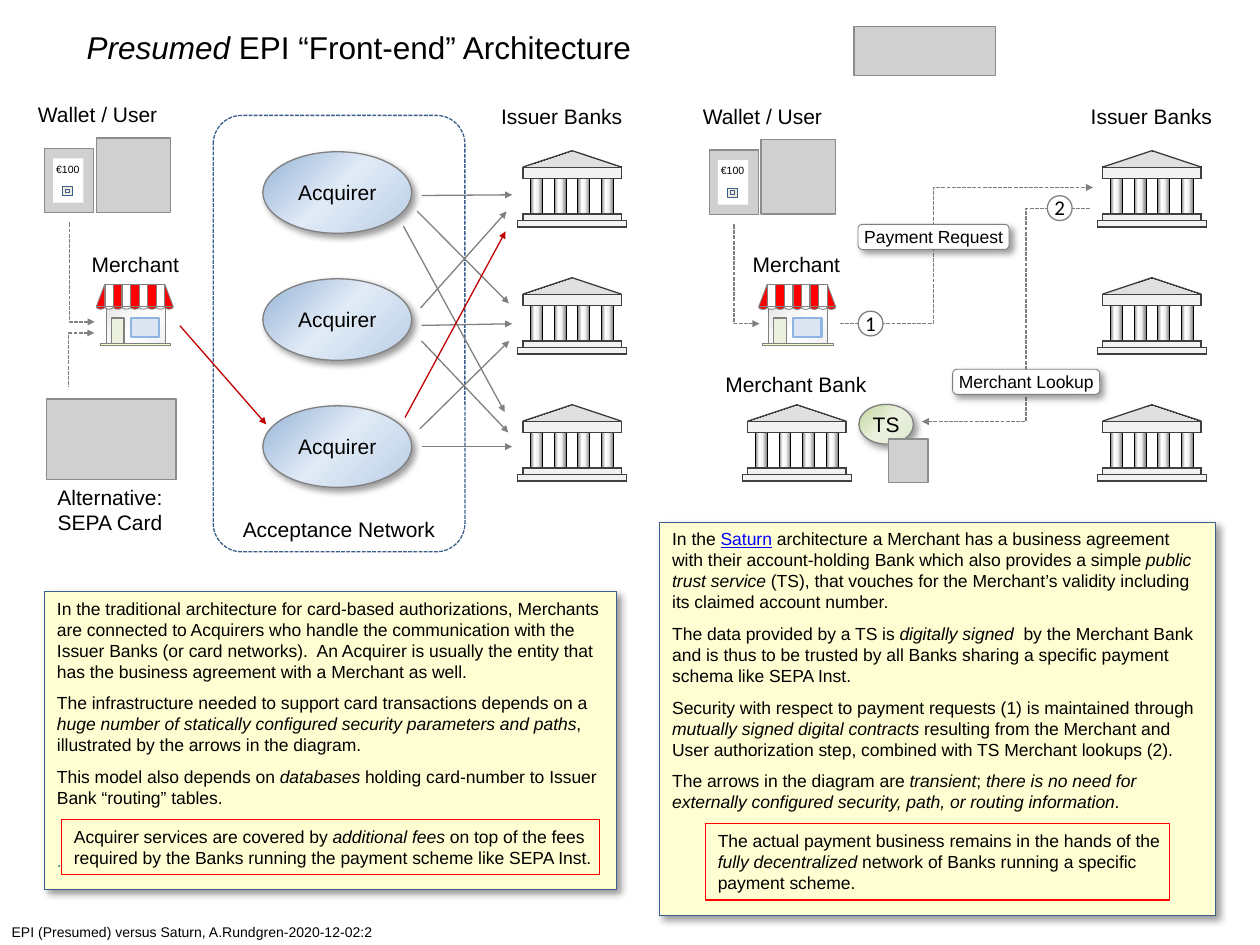
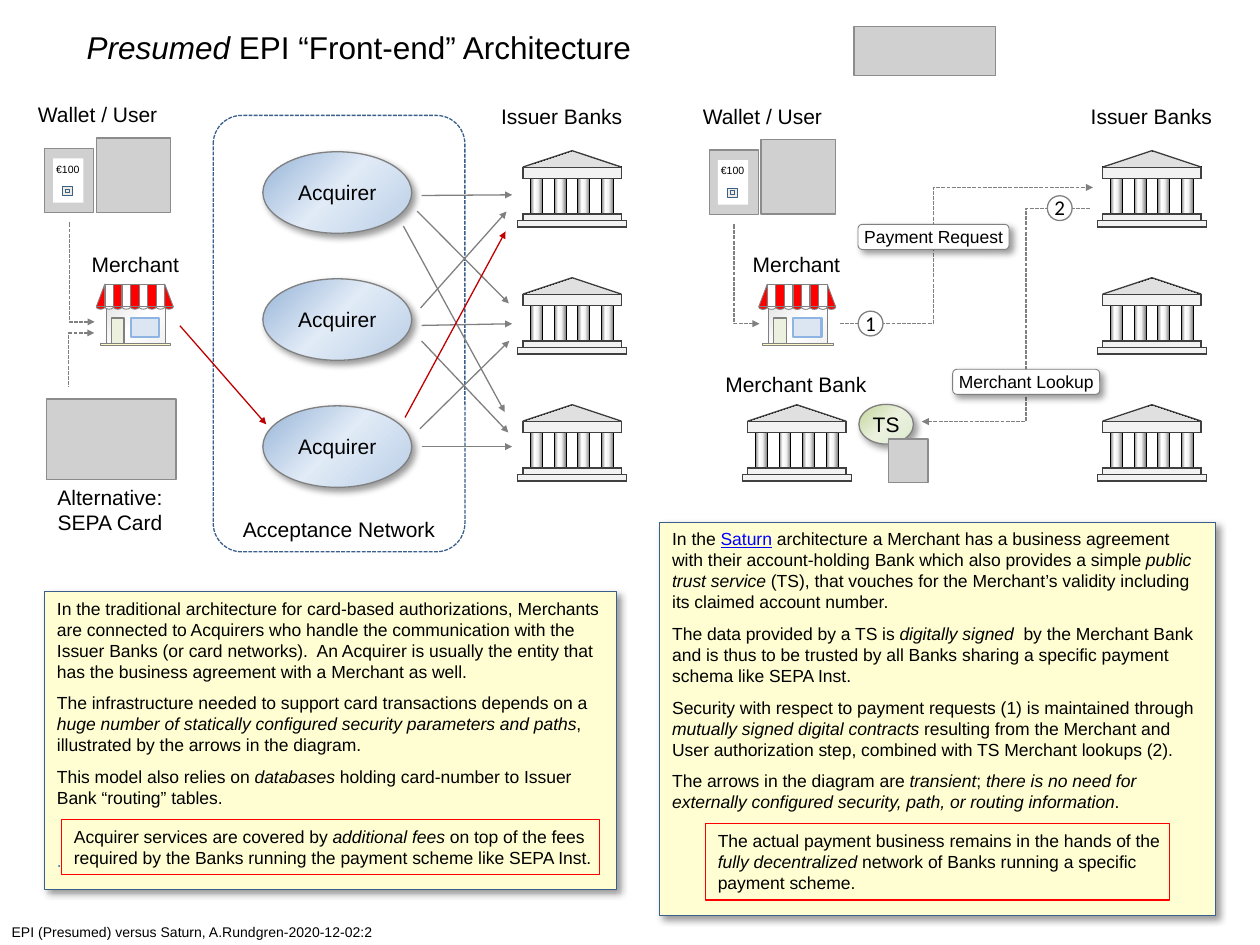
Before and after one commit to cyberphone/doc, a slide deck: slide 1 of saturn/epi(presumed)-vs-saturn.pptx. Drawn at 1260x945 pixels with LibreOffice and Linux fonts; fonts in the diff are those of the drawing; grey boxes stand for pictures. Boxes give left, top, right and bottom in pixels: in the first picture for what was removed or moved away, otherwise in the second. Text is boxed around its words. In the diff, an @@ line names an element or a change of style, - is before the commit and + after.

```diff
--- a/saturn/epi(presumed)-vs-saturn.pptx
+++ b/saturn/epi(presumed)-vs-saturn.pptx
@@ text in rectangle at (x1=57, y1=770, x2=572, y2=808): text changed @@
-This model also depends on databases holding card-number to Issuer Bank “routing” tables.
+This model also relies on databases holding card-number to Issuer Bank “routing” tables.
```
Also in this commit, not shown: 1 other file.
